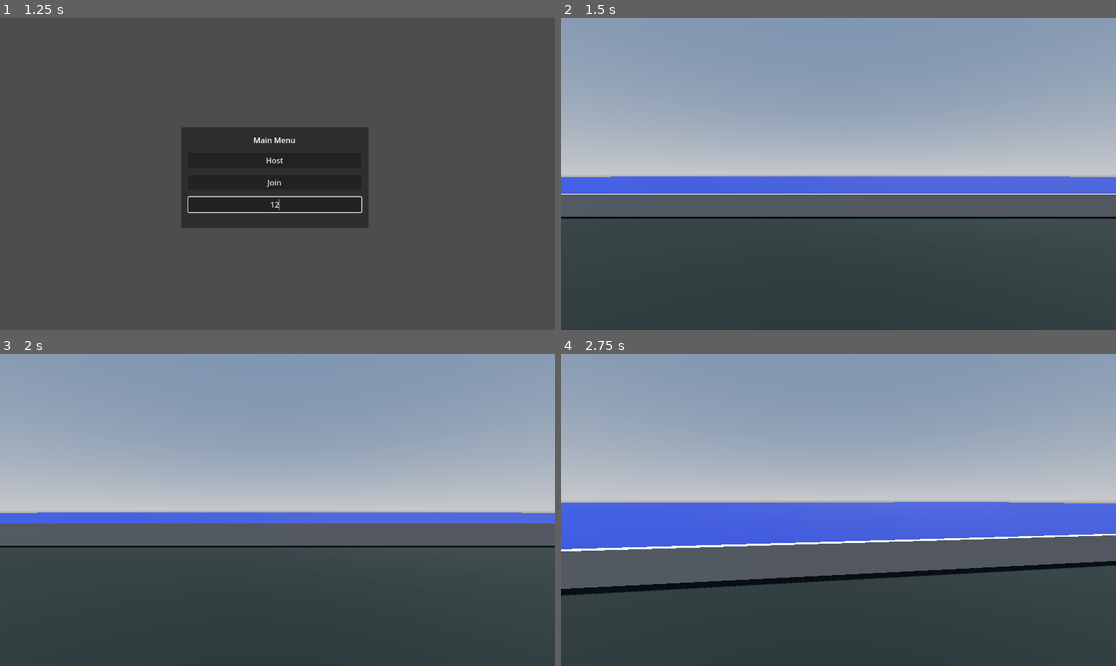
Above: before the commit, frames 1-4 (two rows, left to right).
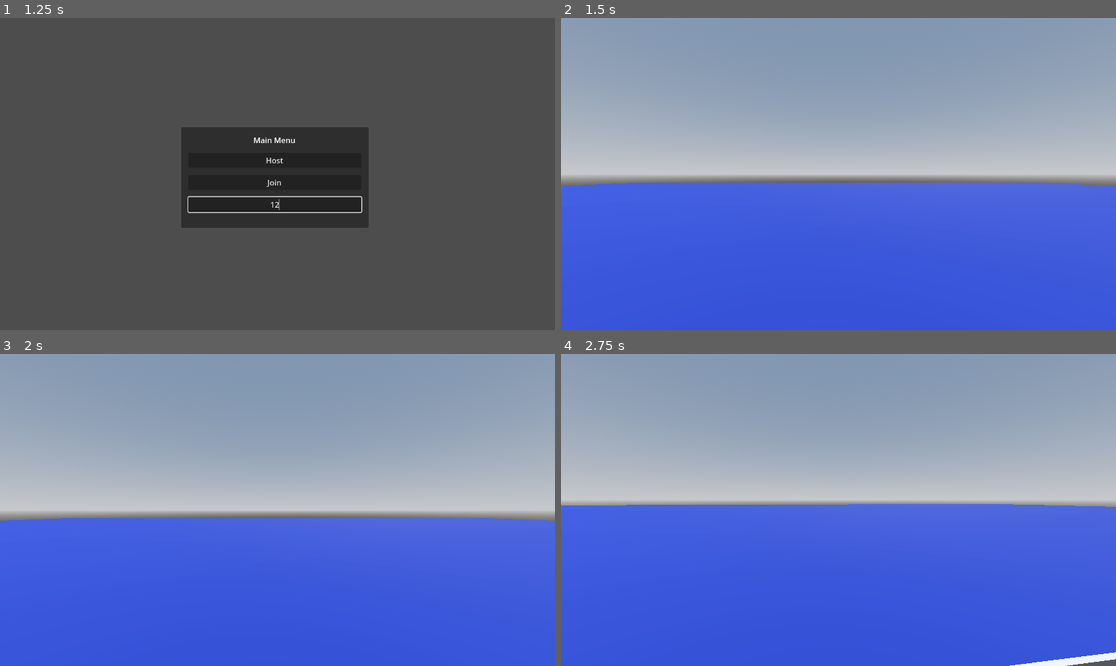
Above: after the commit, the same moments.

Repository: kassarl/mutiny
Game: Godot game, scene res://Level.tscn
The game is run twice, just before and just after one commit, with the same random seed, the same clock (stepped at 60 frames per second) and the same inputs.
Inputs (mouse positions are in pixels of both pictures, inside the frame that each line leads up to):
- Up to frame 1 (1.25 s): click (277, 205) at 0.52 s; type "12" at 0.6 s
- Up to frame 2 (1.5 s): click "Host" at 1.25 s
- Up to frame 3 (2 s): no input
- Up to frame 4 (2.75 s): tap Enter (ui_accept) at 2, 2.27 s; move the mouse to (866, 510) at 2.02 s; hold W (up) from 2.03 s (still down); hold Shift (sprint) from 2.03 s (still down)

Frame 1 is identical in both runs. In frame 2, 46% of the frame differs, in the area x 0-100%, y 50-100%; in frame 3, 48%; in frame 4, 41%.
Error before the commit: Assertion failed: UPNP Discover Failed! Error 24 (res://world.gd:52)
Error after the commit: Assertion failed: UPNP Discover Failed! Error 24 (res://world.gd:53)

Commit message:
Adding network fixes

Diff:
--- a/player.tscn
+++ b/player.tscn
@@ -9,7 +9,7 @@
 properties/1/path = NodePath(".:rotation")
 properties/1/spawn = true
 properties/1/replication_mode = 1
-properties/2/path = NodePath("Camera3D:rotation")
+properties/2/path = NodePath("Head:rotation")
 properties/2/spawn = true
 properties/2/replication_mode = 1
 
--- a/world.gd
+++ b/world.gd
@@ -32,10 +32,11 @@
 	print(address_entry.text)
 
 func add_player(peer_id):
+	print("ADDING PLAYER")
 	#add player to world
 	var player = Player.instantiate()
 	player.name = str(peer_id)
-	player.position = Vector3(-4.5, 4.6, 0)
+	player.position = Vector3(0, 20, 0)
 	add_child(player)
 
 func remove_player(peer_id):
